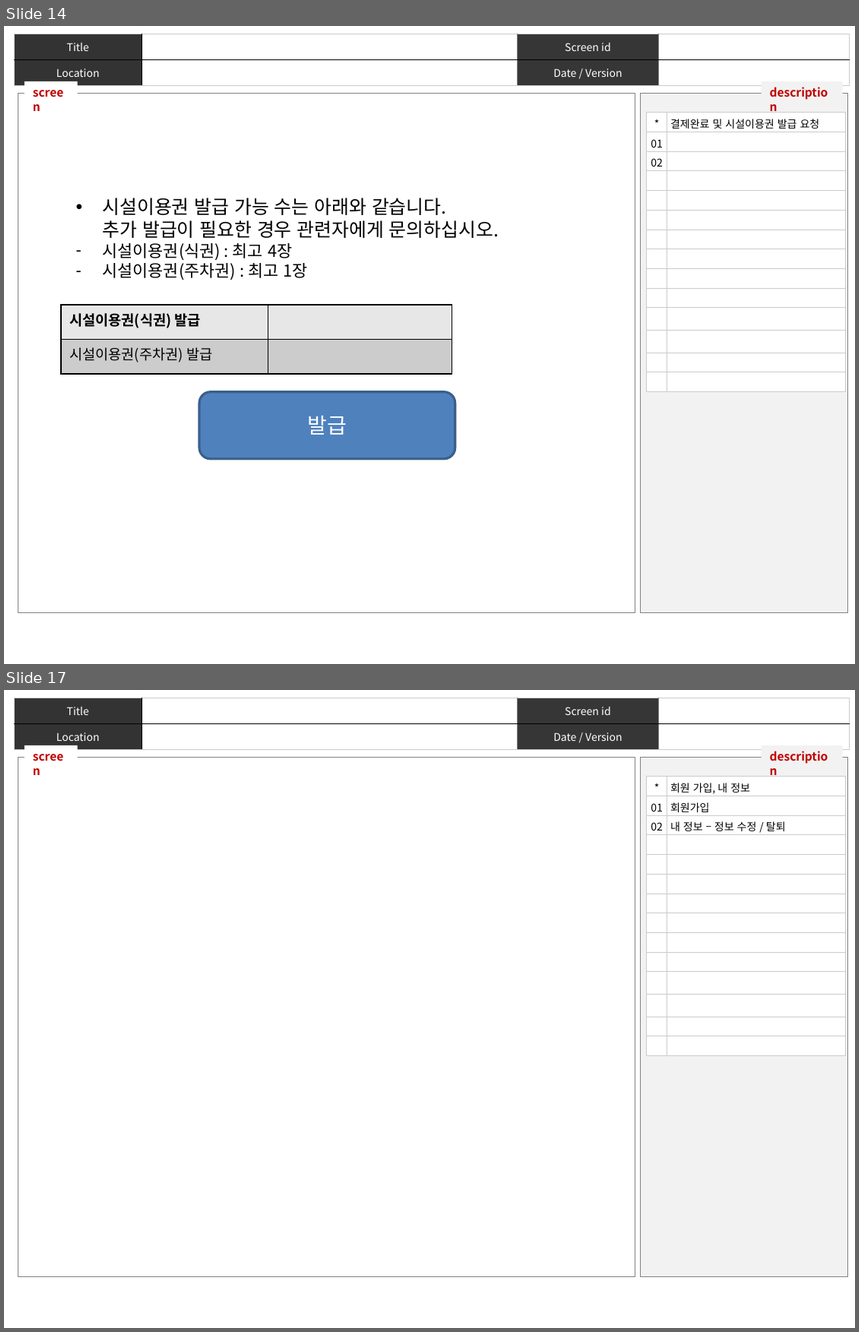
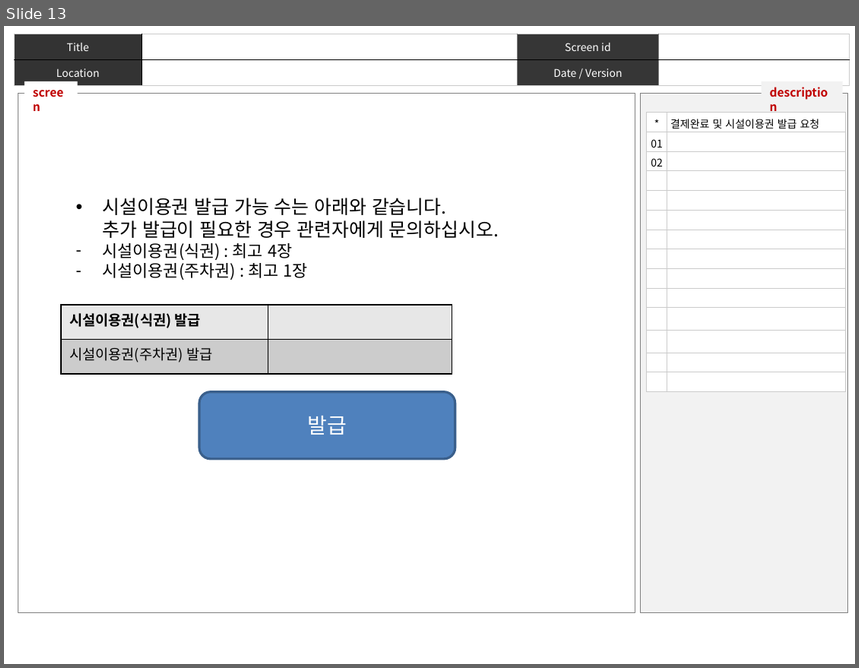
Before and after one commit to myungtw/TheNewOne, a slide deck: Document/스토리보드.pptx. Shown one above the other, each under a label of ours: slides 14 and 17 before the commit, slide 13 after it; the slides between them are not shown. The pictures are 859x1332 and 859x668 pixels, drawn with LibreOffice and Linux fonts; fonts in the diff are those of the drawing. Boxes give left, top, right and bottom in pixels: in the first picture for what was removed or moved away, otherwise in the second. Text is boxed around its words. In the diff, an @@ line names an element or a change of style, - is before the commit and + after.

```diff
--- a/Document/스토리보드.pptx
+++ b/Document/스토리보드.pptx
@@ slide 17 removed at (4,690,855,1328), background #FFFFFF; not listed: 5 template elements that a slide beside it also shows @@
@@ table removed at (647,777,846,1055), 14 rows, 2 columns @@
-* | 회원 가입, 내 정보
-01 | 회원가입
-02 | 내 정보 – 정보 수정 / 탈퇴
- | 
- | 
- | 
- | 
- | 
- | 
- | 
- | 
- | 
- | 
- | 
@@ what was slide 14 is now slide 13 @@
```
Also in this commit, not shown: 5 other slides removed, 3 other files.
